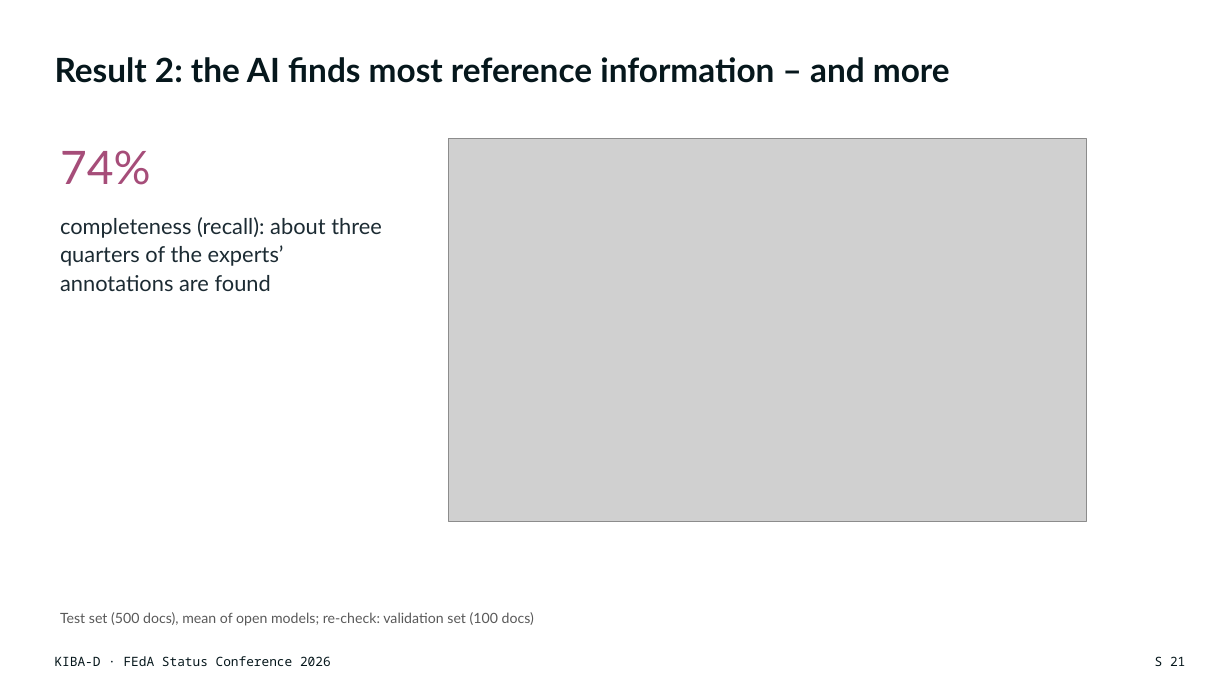
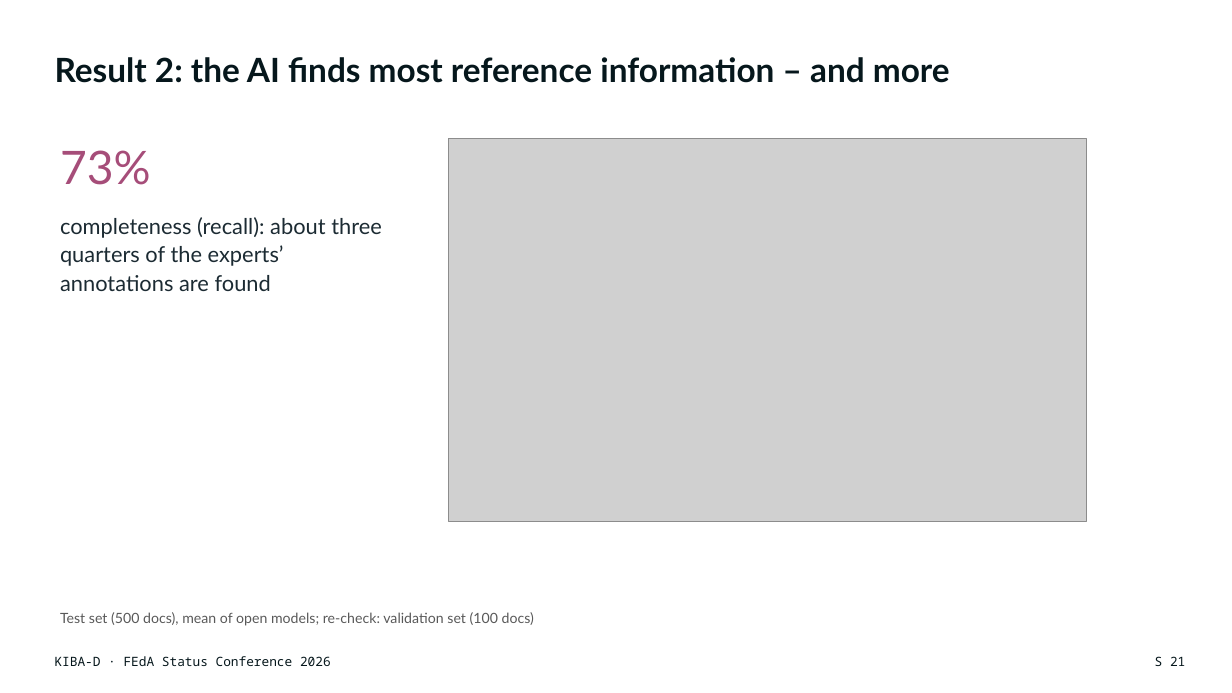
Before and after one commit to DFKI-NLP/kibad-llm, a slide deck: slide 21 of presentations/2026_feda_status_conference/KIBA-D_FEdA2026_Keynote-slide-per-animation.pptx. Drawn at 1232x693 pixels with LibreOffice and Linux fonts; fonts in the diff are those of the drawing; grey boxes stand for pictures. Boxes give left, top, right and bottom in pixels: in the first picture for what was removed or moved away, otherwise in the second. Text is boxed around its words. In the diff, an @@ line names an element or a change of style, - is before the commit and + after.

Commit message:
fix values for result 2 slide again

```diff
--- a/presentations/2026_feda_status_conference/KIBA-D_FEdA2026_Keynote-slide-per-animation.pptx
+++ b/presentations/2026_feda_status_conference/KIBA-D_FEdA2026_Keynote-slide-per-animation.pptx
@@ text at [60,150,151,185]: text changed @@
-74%
+73%
```
Also in this commit, not shown: 1 other file.
